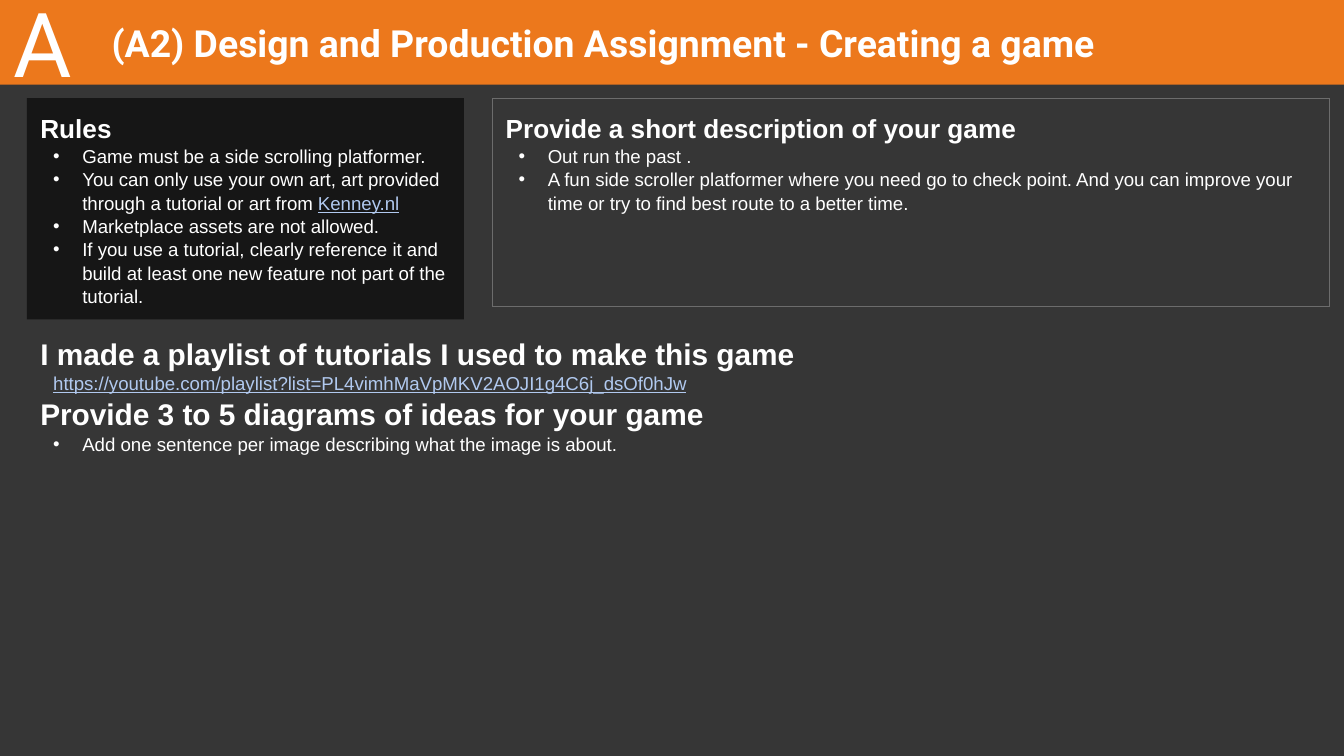
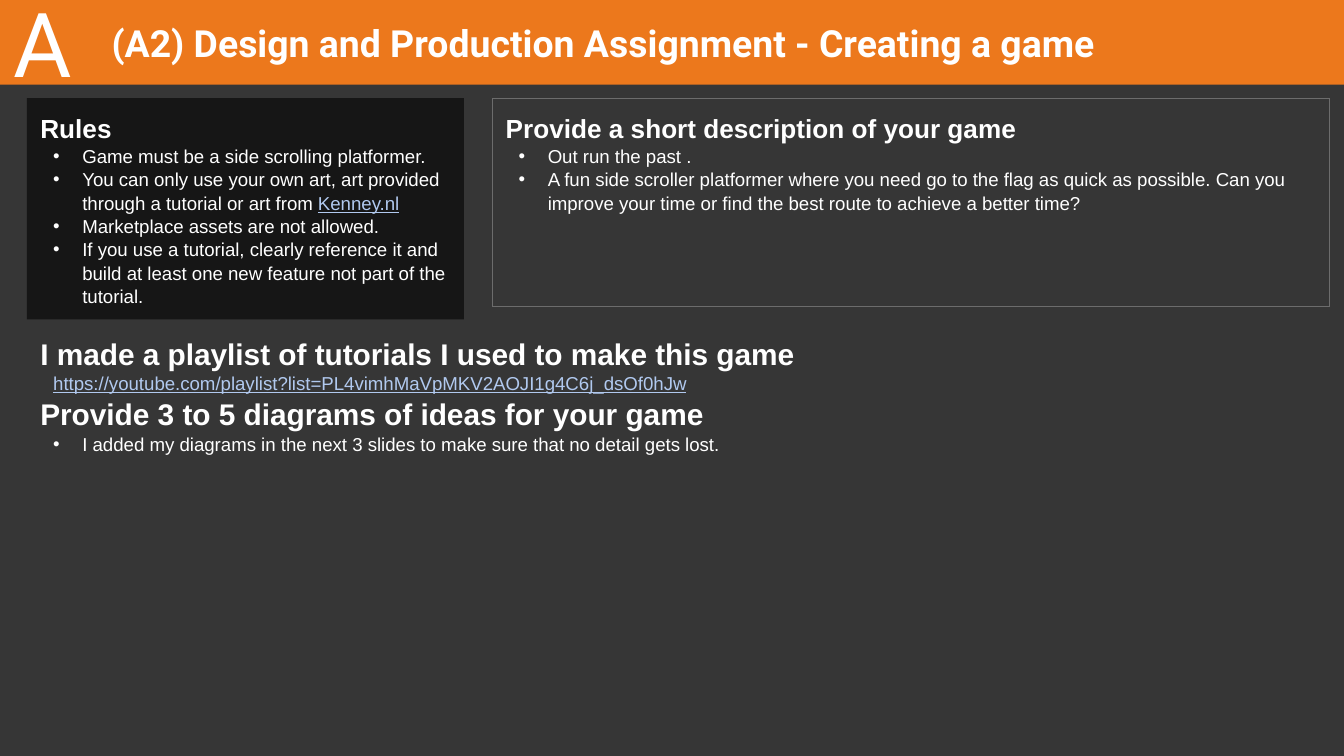
Before and after one commit to EyeOfFantasy/Buas-intake, a slide deck: slide 5 of 2023-24 CMGT Intake - Design and Production.pptx. Drawn at 1344x756 pixels with LibreOffice and Linux fonts; fonts in the diff are those of the drawing. Boxes give left, top, right and bottom in pixels: in the first picture for what was removed or moved away, otherwise in the second. Text is boxed around its words. In the diff, an @@ line names an element or a change of style, - is before the commit and + after.

```diff
--- a/2023-24 CMGT Intake - Design and Production.pptx
+++ b/2023-24 CMGT Intake - Design and Production.pptx
@@ text in rectangle at bbox=[548, 172, 1285, 214]: text changed @@
-• A fun side scroller platformer where you need go to check point. And you can improve your time or try to find best route to a better time.
+• A fun side scroller platformer where you need go to the flag as quick as possible. Can you improve your time or find the best route to achieve a better time?
@@ text at bbox=[82, 437, 719, 455]: text changed @@
-• Add one sentence per image describing what the image is about.
+• I added my diagrams in the next 3 slides to make sure that no detail gets lost.
```
Also in this commit, not shown: 3 slides added, 9 other files.
